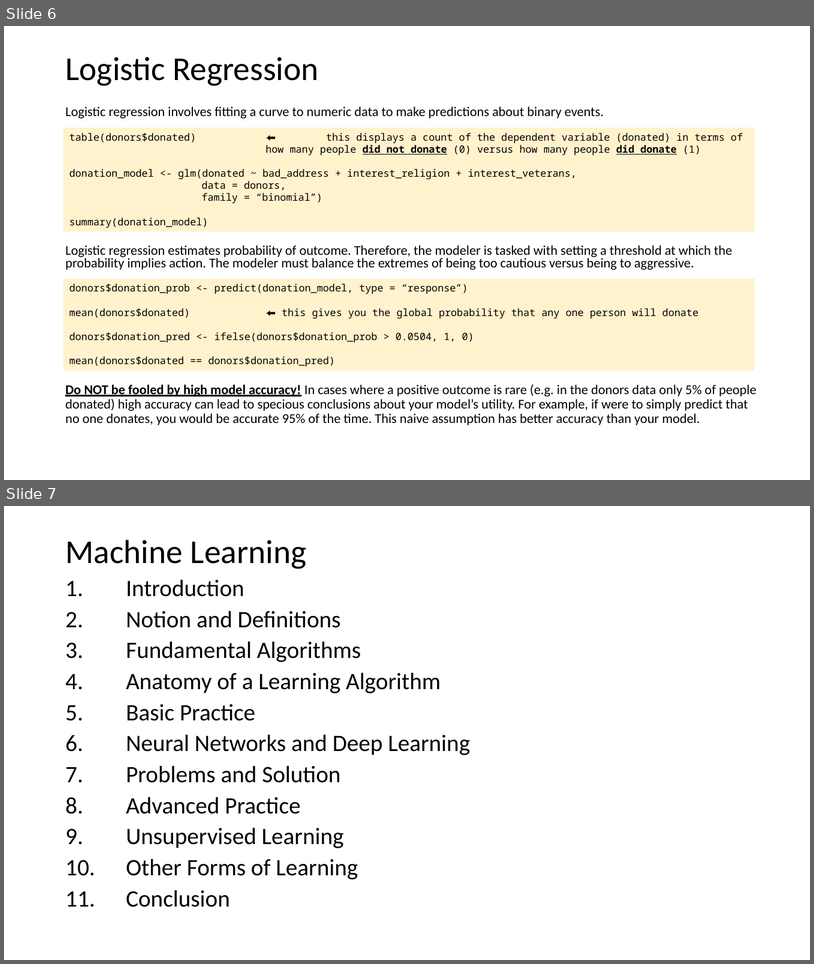
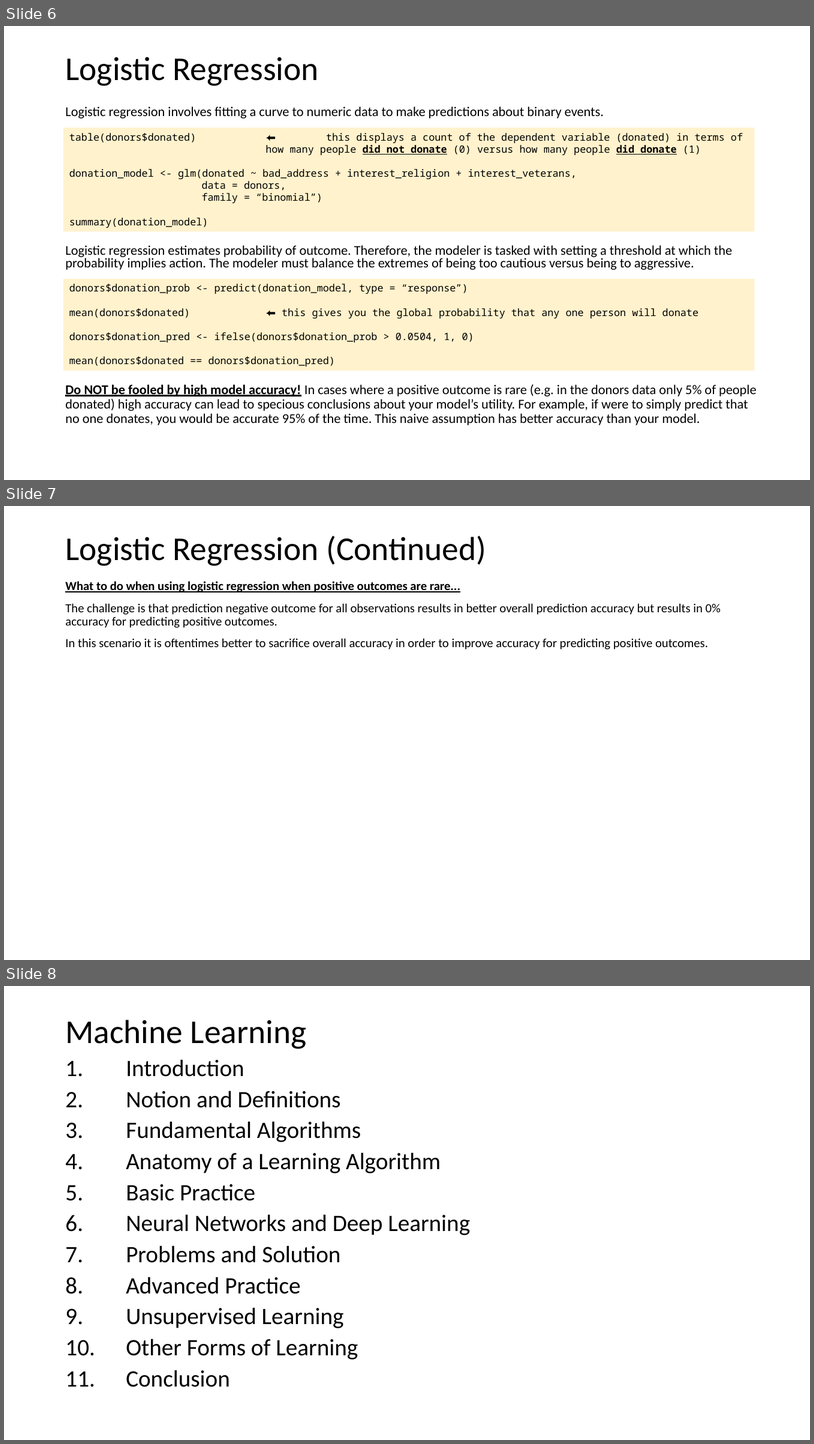
Before and after one commit to parcap/business-education, a slide deck: Machine Learning R Courses.pptx. Shown one above the other, each under a label of ours: slides 6 and 7 before the commit, slides 6, 7 and 8 after it. The pictures are 814x964 and 814x1444 pixels, drawn with LibreOffice and Linux fonts; fonts in the diff are those of the drawing. Boxes give left, top, right and bottom in pixels: in the first picture for what was removed or moved away, otherwise in the second. Text is boxed around its words. In the diff, an @@ line names an element or a change of style, - is before the commit and + after.

```diff
--- a/Machine Learning R Courses.pptx
+++ b/Machine Learning R Courses.pptx
@@ slide 7 added at box(4, 506, 810, 960), background #FFFFFF @@
@@ title added at box(65, 535, 486, 566), 39.6 pt, text #000000 @@
+Logistic Regression (Continued)
@@ text added at box(65, 581, 721, 649), 14.8 pt, text #000000 @@
+What to do when using logistic regression when positive outcomes are rare...
+The challenge is that prediction negative outcome for all observations results in better overall prediction accuracy but results in 0% accuracy for predicting positive outcomes.
+In this scenario it is oftentimes better to sacrifice overall accuracy in order to improve accuracy for predicting positive outcomes.
@@ what was slide 7 is now slide 8 @@
```
Also in this commit, not shown: 5 other files.
